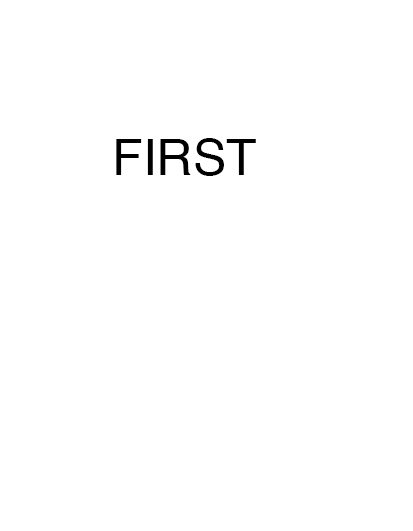
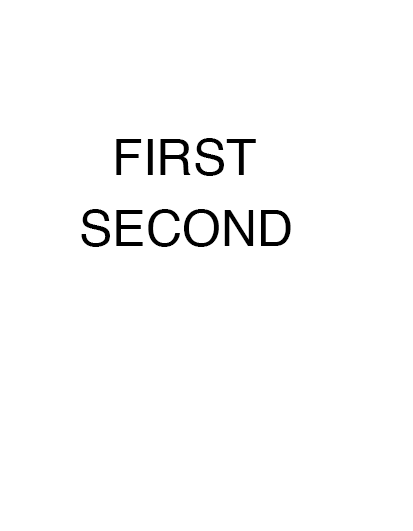
The second w=413, h=531 image is a revision of the first. Changes to its layers:
added layer "SECOND" above "FIRST" over 81, 209, 291, 247
